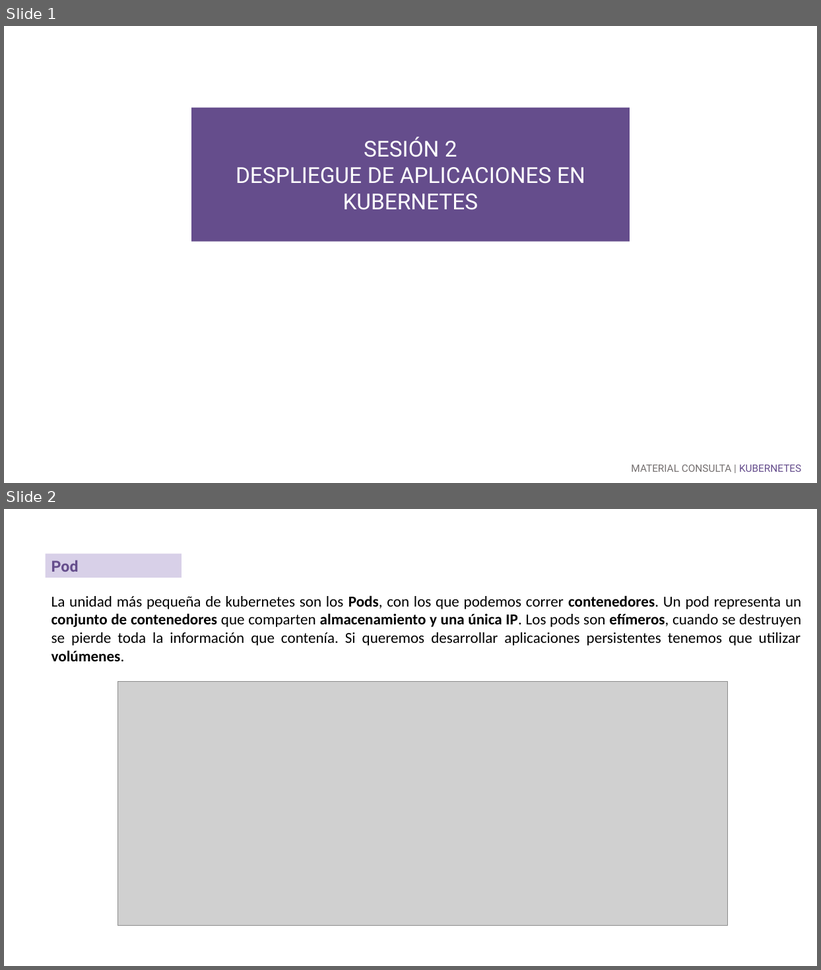
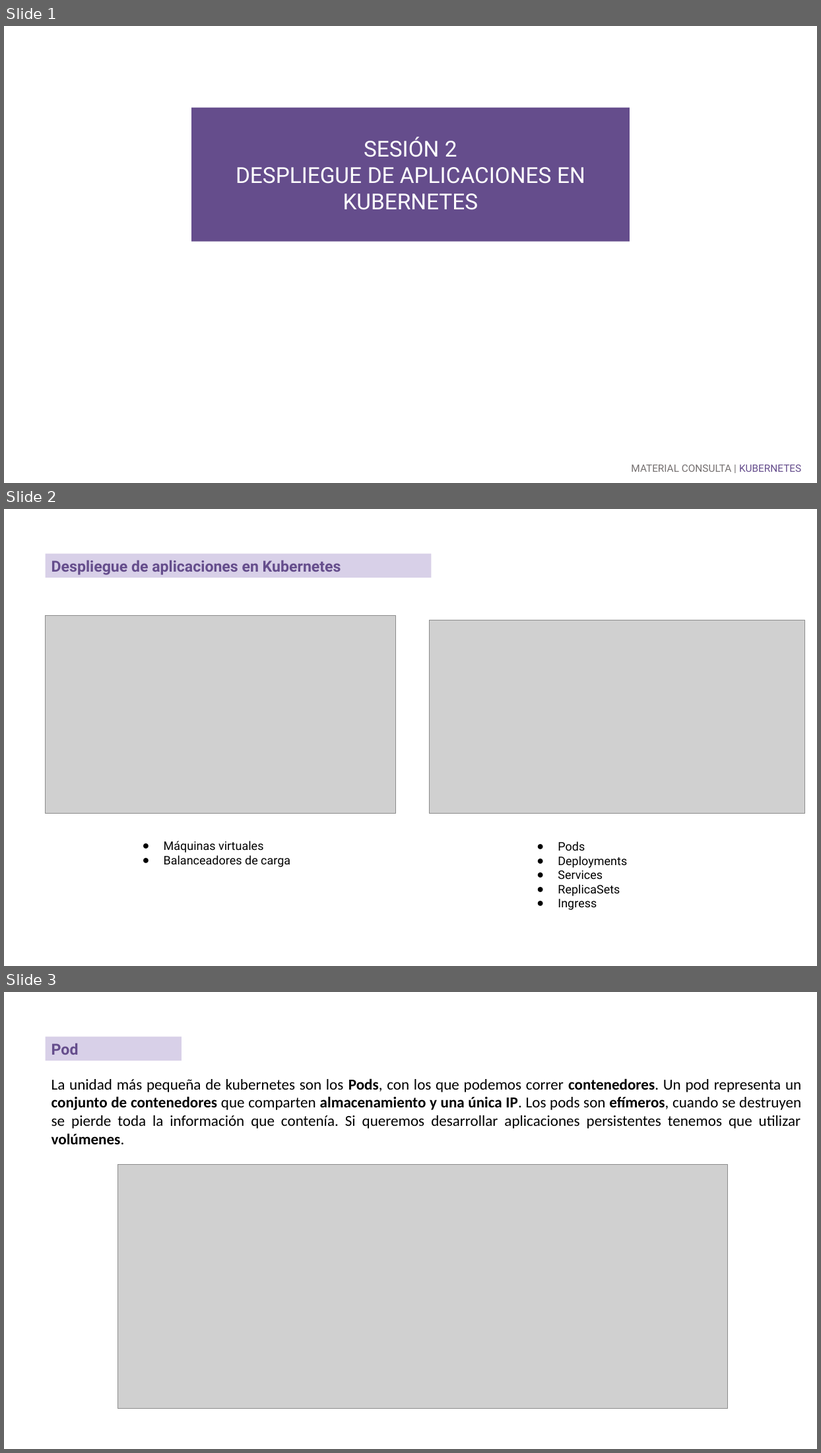
Before and after one commit to iesgn/curso_kubernetes_2020, a slide deck: unidad2/presentacion_sesion2.odp. Shown one above the other, each under a label of ours: slides 1 and 2 before the commit, slides 1, 2 and 3 after it. The pictures are 821x970 and 821x1453 pixels, drawn with LibreOffice and Linux fonts; fonts in the diff are those of the drawing; grey boxes stand for pictures. Boxes give left, top, right and bottom in pixels: in the first picture for what was removed or moved away, otherwise in the second. Text is boxed around its words. In the diff, an @@ line names an element or a change of style, - is before the commit and + after.

```diff
--- a/unidad2/presentacion_sesion2.odp
+++ b/unidad2/presentacion_sesion2.odp
@@ slide 2 added at (x1=4, y1=509, x2=817, y2=966), background #FFFFFF @@
@@ rectangle added at (x1=46, y1=553, x2=432, y2=578), fill #D8D0E8, 18 pt, text #654D8C, bold @@
+Despliegue de aplicaciones en Kubernetes
@@ picture added at (x1=46, y1=616, x2=396, y2=814) @@
@@ picture added at (x1=430, y1=621, x2=805, y2=814) @@
@@ text added at (x1=164, y1=841, x2=290, y2=867), 14 pt, text #000000 @@
+● Máquinas virtuales
+● Balanceadores de carga
@@ text added at (x1=558, y1=842, x2=627, y2=910), 14 pt, text #000000 @@
+● Pods
+● Deployments
+● Services
+● ReplicaSets
+● Ingress
@@ what was slide 2 is now slide 3 @@
```
Also in this commit, not shown: 2 slides changed, 1 other file.
